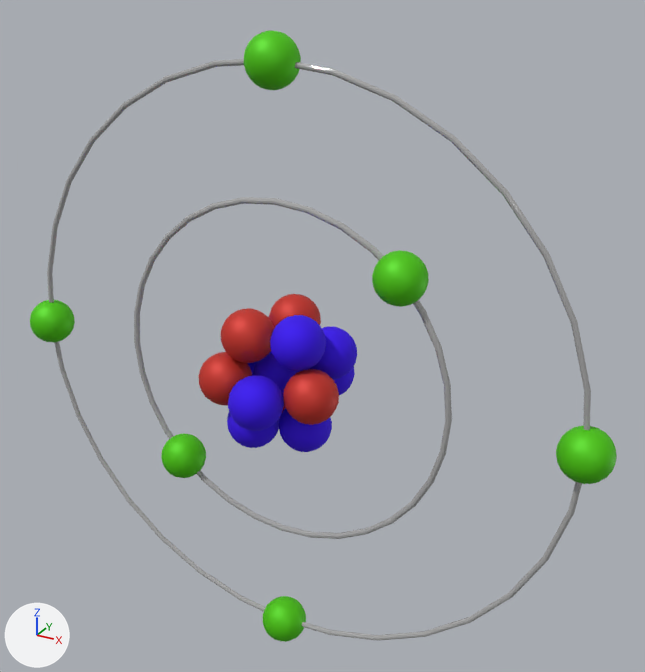
Before and after pictures for a commit that changed the glTF model assets/models/atom-nielsbohr.glb.
Camera for both pictures: a 50 mm camera at (1.4, -2.25, 1.3) aimed at (0.1, 0.11, 0.12). The axes (+X, +Y, +Z) are drawn at lower left. The lights are the same throughout. The older version comes first. Where no turn or scale is listed for an object, it has been applied to the vertices. Vertices at exactly the same position are counted once.

Names of what the first picture shows: 'Atom Rutherford.024'.
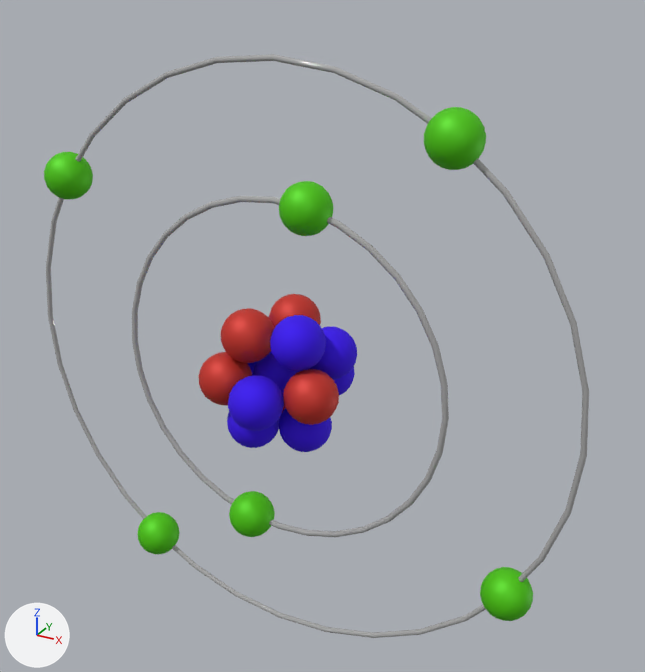
Where the newer file only moved an object's origin or applied its transform, the numbers keep the older frame.

Edits to the scene script, one JSON object a line:
```json
{"block": "me_icosphere_003", "where": "# used by ob_atom_rutherford_024; location = (0.0, 0.0, 0.0)"}
{"op": "remove", "block": "me_icosphere_003", "code": "me_icosphere_003.from_pydata(...)  # 4042 vertices, 8000 faces; spans x -1.08..1.09, y -0.27..0.26, z -1.08..1.08"}
{"op": "add", "block": "me_icosphere_003", "code": "me_icosphere_003.from_pydata(...)  # 4042 vertices, 8000 faces; spans x -1.01..1.01, y -0.27..0.26, z -1.0..1.01"}
{"block": "me_icosphere_003", "change": "me_icosphere_003 part 1: the loose piece of 320 vertices spanning x -1.0..1.01, y -0.02..0.0, z -1.01..1.01 is turned -145.6 degrees about the y axis through the mesh origin"}
{"block": "me_icosphere_003", "change": "me_icosphere_003 part 2: the loose piece of 320 vertices spanning x -0.6..0.61, y -0.02..0.0, z -0.61..0.6 is turned 146.4 degrees about the y axis through the mesh origin"}
{"block": "me_icosphere_003", "change": "me_icosphere_003 part 3: the loose piece of 162 vertices spanning x -0.08..0.09, y -0.09..0.07, z 0.92..1.08 is turned -145.6 degrees about the y axis through its middle, then moved by (-0.83, 0.0, -0.43)"}
{"block": "me_icosphere_003", "change": "me_icosphere_003 part 4: the loose piece of 162 vertices spanning x -1.08..-0.91, y -0.09..0.07, z -0.08..0.08 is turned -145.6 degrees about the y axis through its middle, then moved by (0.43, 0.0, -0.82)"}
{"block": "me_icosphere_003", "change": "me_icosphere_003 part 5: the loose piece of 162 vertices spanning x -0.08..0.09, y -0.09..0.07, z -1.08..-0.92 is turned -145.6 degrees about the y axis through its middle, then moved by (0.82, 0.0, 0.44)"}
{"block": "me_icosphere_003", "change": "me_icosphere_003 part 6: the loose piece of 162 vertices spanning x 0.92..1.09, y -0.09..0.07, z -0.08..0.08 is turned -145.6 degrees about the y axis through its middle, then moved by (-0.44, 0.0, 0.83)"}
{"block": "me_icosphere_003", "change": "me_icosphere_003 part 7: the loose piece of 162 vertices spanning x 0.34..0.5, y -0.09..0.07, z 0.33..0.5 is turned 146.4 degrees about the y axis through the mesh origin"}
{"block": "me_icosphere_003", "change": "me_icosphere_003 part 8: the loose piece of 162 vertices spanning x -0.5..-0.33, y -0.09..0.07, z -0.5..-0.34 is turned 146.4 degrees about the y axis through the mesh origin"}
```

What differs and where, as boxes (x1, y1, x2, y2) in the pictures (645 x 672 px; the box of a moved part takes in the faces that stretch with it):
```json
{"object": "Atom Rutherford.024", "change": "reshaped", "before": [30, 30, 617, 642], "after": [44, 54, 589, 638], "on screen": "7% narrower"}
{"part": 1, "of": "me_icosphere_003", "change": "moved or reshaped", "before": [47, 59, 591, 641], "after": [46, 54, 589, 638]}
{"part": 2, "of": "me_icosphere_003", "change": "moved or reshaped", "before": [134, 197, 452, 539], "after": [132, 196, 449, 537]}
{"part": 3, "of": "me_icosphere_003", "change": "moved or reshaped", "before": [244, 30, 301, 90], "after": [44, 152, 93, 199]}
{"part": 4, "of": "me_icosphere_003", "change": "moved or reshaped", "before": [30, 300, 75, 342], "after": [137, 512, 180, 554]}
{"part": 5, "of": "me_icosphere_003", "change": "moved or reshaped", "before": [263, 596, 306, 642], "after": [480, 567, 533, 621]}
{"part": 6, "of": "me_icosphere_003", "change": "moved or reshaped", "before": [556, 426, 617, 484], "after": [424, 107, 486, 170]}
{"part": 7, "of": "me_icosphere_003", "change": "moved or reshaped", "before": [372, 250, 429, 307], "after": [229, 491, 275, 537]}
{"part": 8, "of": "me_icosphere_003", "change": "moved or reshaped", "before": [161, 434, 206, 478], "after": [279, 181, 334, 236]}
```
